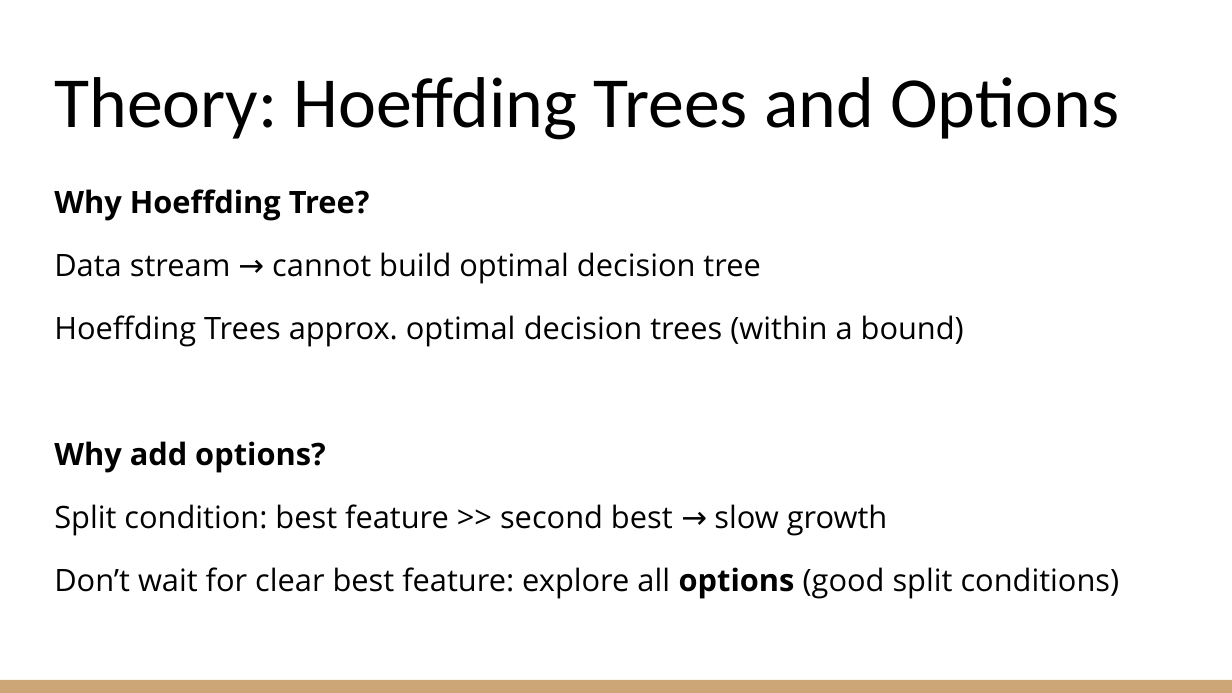
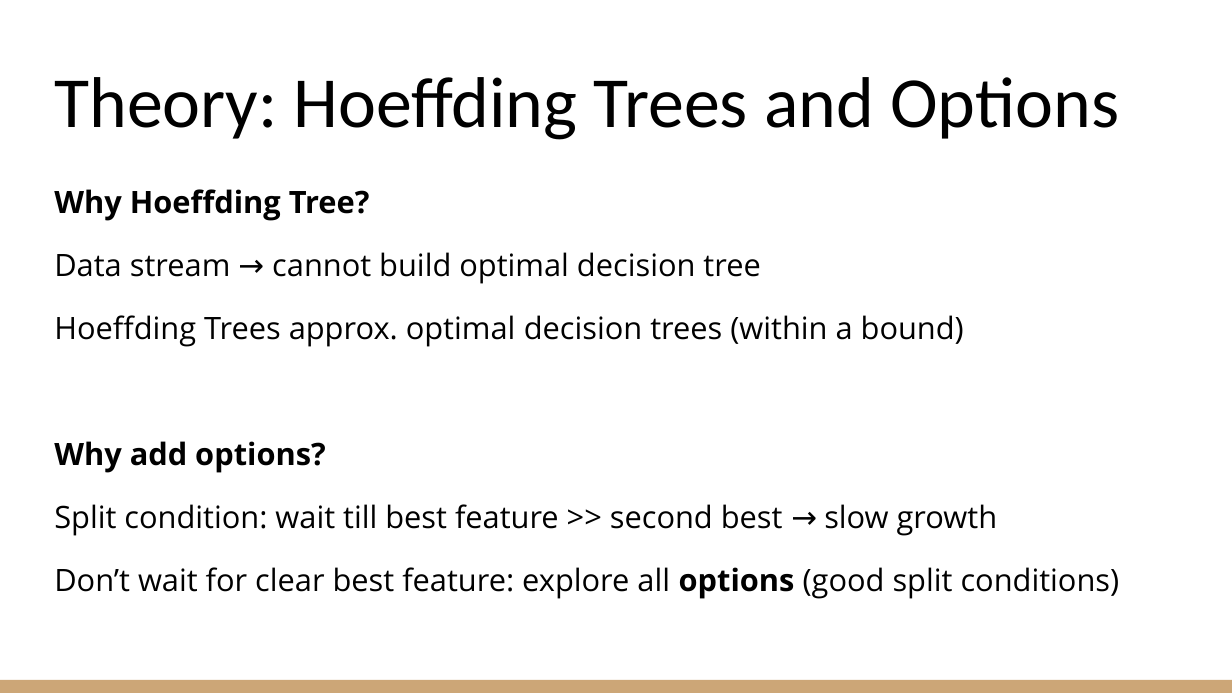
Before and after one commit to jay-ng-mc/dsm-project, a slide deck: slide 2 of Hoeffding Option Tree.pptx. Drawn at 1232x693 pixels with LibreOffice and Linux fonts; fonts in the diff are those of the drawing. Boxes give left, top, right and bottom in pixels: in the first picture for what was removed or moved away, otherwise in the second. Text is boxed around its words. In the diff, an @@ line names an element or a change of style, - is before the commit and + after.

Commit message:
Update presentation

```diff
--- a/Hoeffding Option Tree.pptx
+++ b/Hoeffding Option Tree.pptx
@@ text at (x1=54, y1=504, x2=998, y2=536): text changed @@
-Split condition: best feature >> second best → slow growth
+Split condition: wait till best feature >> second best → slow growth
```
Also in this commit, not shown: 1 slide added.
